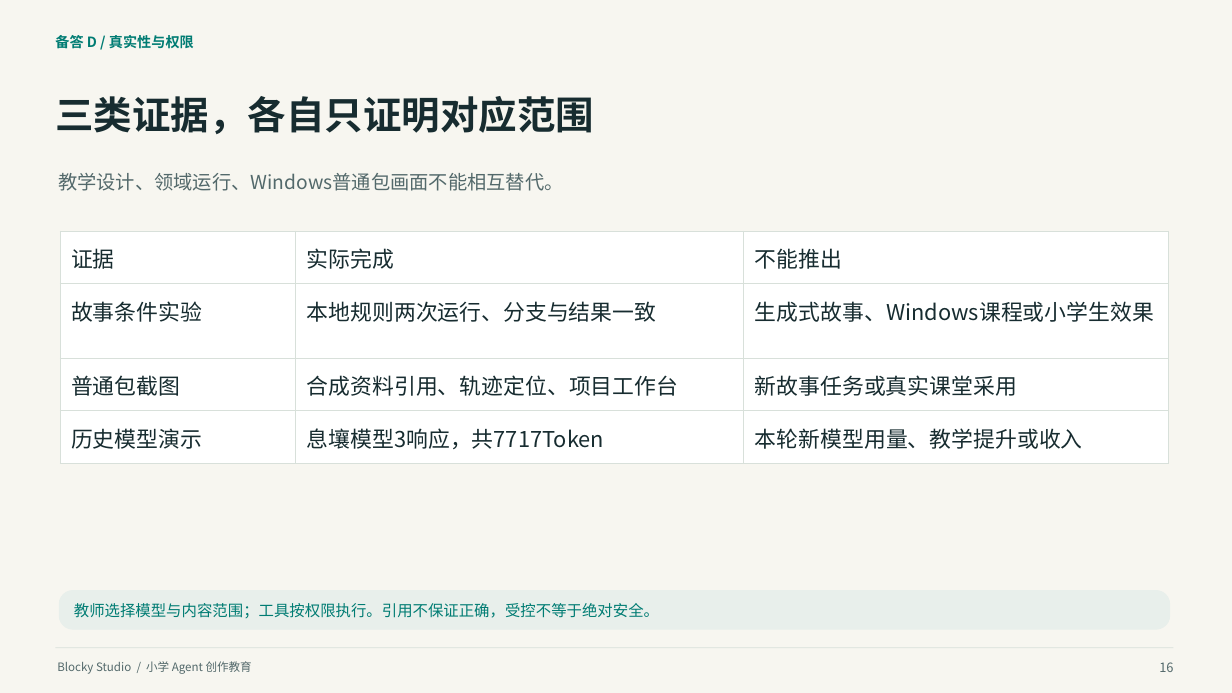
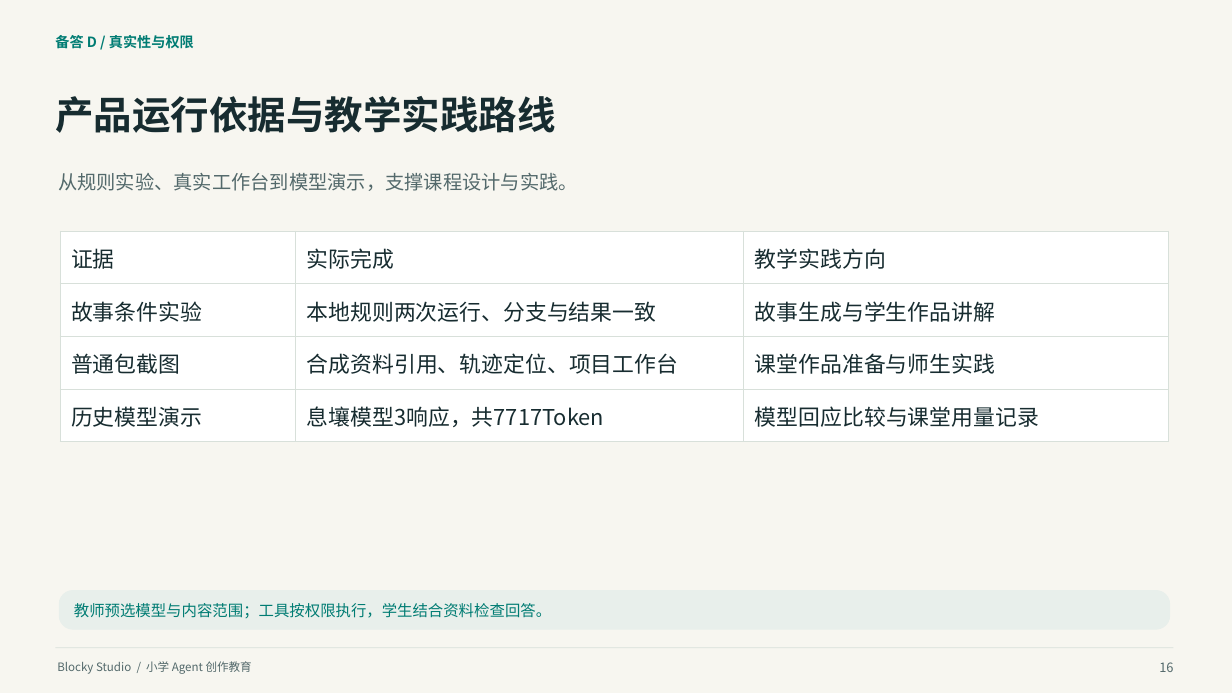
Before and after one commit to q2955161835-debug/Blocky-AI, a slide deck: slide 16 of doc/交付/2026-10-03-答辩与商业计划书/Blocky-Studio-小学Agent创作教育-2026-10-03.pptx. Drawn at 1232x693 pixels with LibreOffice and Linux fonts; fonts in the diff are those of the drawing. Boxes give left, top, right and bottom in pixels: in the first picture for what was removed or moved away, otherwise in the second. Text is boxed around its words. In the diff, an @@ line names an element or a change of style, - is before the commit and + after.

Commit message:
docs: revise pitch wording and record independent investor reaudit [skip ci]

```diff
--- a/doc/交付/2026-10-03-答辩与商业计划书/Blocky-Studio-小学Agent创作教育-2026-10-03.pptx
+++ b/doc/交付/2026-10-03-答辩与商业计划书/Blocky-Studio-小学Agent创作教育-2026-10-03.pptx
@@ text at (x1=55, y1=96, x2=555, y2=133): text changed @@
-三类证据，各自只证明对应范围
+产品运行依据与教学实践路线
@@ text at (x1=58, y1=173, x2=578, y2=191): text changed @@
-教学设计、领域运行、Windows普通包画面不能相互替代。
+从规则实验、真实工作台到模型演示，支撑课程设计与实践。
@@ table at (x1=60, y1=231, x2=1169, y2=431) @@
-row 1, column 3: 不能推出
+row 1, column 3: 教学实践方向
-row 2, column 3: 生成式故事、Windows课程或小学生效果
+row 2, column 3: 故事生成与学生作品讲解
-row 3, column 3: 新故事任务或真实课堂采用
+row 3, column 3: 课堂作品准备与师生实践
-row 4, column 3: 本轮新模型用量、教学提升或收入
+row 4, column 3: 模型回应比较与课堂用量记录
@@ text at (x1=74, y1=603, x2=551, y2=618): text changed @@
-教师选择模型与内容范围；工具按权限执行。引用不保证正确，受控不等于绝对安全。
+教师预选模型与内容范围；工具按权限执行，学生结合资料检查回答。
```
Also in this commit, not shown: 14 other slides changed, 12 other files.
